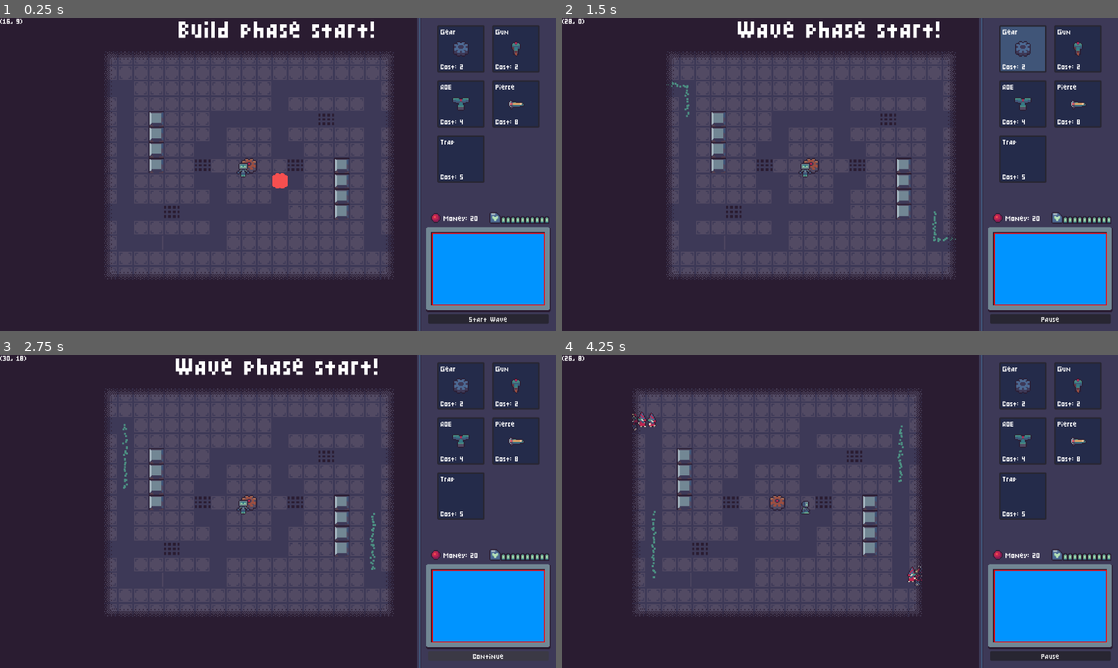
Above: before the commit, frames 1-4 (two rows, left to right).
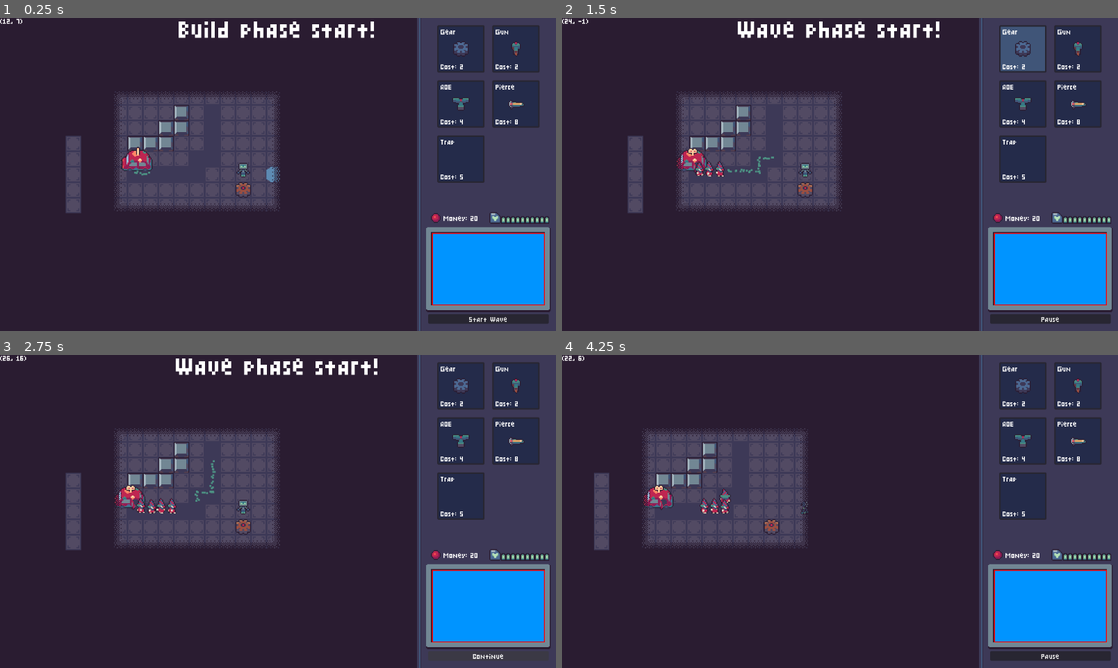
Above: after the commit, the same moments.

Repository: aughckt/spin-to-win
Game: Godot game, scene res://structure/meta/level_manager.tscn
The game is run twice, just before and just after one commit, with the same random seed, the same clock (stepped at 60 frames per second) and the same inputs. The engine's default icon, where the game draws it, is replaced by a stand-in: a white triangle on a blue panel in a dark square.
Inputs (mouse positions are in pixels of both pictures, inside the frame that each line leads up to):
- Up to frame 1 (0.25 s): no input
- Up to frame 2 (1.5 s): click "Start Wave" at 0.5 s; click (1023, 49) at 1.27 s
- Up to frame 3 (2.75 s): click "Pause" at 2 s
- Up to frame 4 (4.25 s): click "Continue" at 2.75 s; tap Enter at 3.5 s; move the mouse to (962, 495) at 3.52 s; press the mouse at (962, 495) at 3.53 s; hold D (right) from 3.53 s (still down)

The runs differ from the first frame. In frame 1, 27% of the frame differs, in the area x 1-71%, y 0-84%; in frame 2, 27%; in frame 3, 27%, in the area x 0-71%, y 0-84%; in frame 4, 27%.

Commit message:
add test death visual

Diff:
--- a/structure/levels/level_gunturn.tscn
+++ b/structure/levels/level_gunturn.tscn
@@ -1,23 +1,29 @@
 [gd_scene format=4 uid="uid://bvf7xxrxq3de8"]
 
 [ext_resource type="PackedScene" uid="uid://b04sr3oh5d0f3" path="res://structure/levels/template_level.tscn" id="1_5bju1"]
+[ext_resource type="Script" uid="uid://cqeic2k8kt4v1" path="res://structure/meta/lane_data.gd" id="2_cyw1q"]
 [ext_resource type="Script" uid="uid://lglt8bhkbaeb" path="res://structure/meta/wave_data.gd" id="2_halu2"]
-[ext_resource type="Resource" uid="uid://d1d1i0v27fv7e" path="res://structure/levels/wave_data_test.tres" id="3_jgr2m"]
 [ext_resource type="PackedScene" uid="uid://2aihi36nsg0w" path="res://environment/spawn_point.tscn" id="4_cyw1q"]
 
-[sub_resource type="Curve" id="Curve_jgr2m"]
-_limits = [0.0, 5.0, 0.0, 15.0]
-_data = [Vector2(0, 5), 0.0, 0.0, 0, 0, Vector2(15, 5), 0.0, 0.0, 0, 0]
+[sub_resource type="Curve" id="Curve_sne7d"]
+_limits = [0.0, 10.0, 0.0, 5.0]
+_data = [Vector2(0, 4.0837693), 0.0, 0.0, 0, 0, Vector2(5, 4.136125), 0.0, 0.0, 0, 0]
 point_count = 2
 
-[sub_resource type="Resource" id="Resource_halu2"]
+[sub_resource type="Resource" id="Resource_tmwxl"]
 script = ExtResource("2_halu2")
-credit_curve = SubResource("Curve_jgr2m")
-total_credits = 7
+credit_curve = SubResource("Curve_sne7d")
+total_credits = 10
+max_jumbos = 0
 metadata/_custom_type_script = "uid://lglt8bhkbaeb"
 
+[sub_resource type="Resource" id="Resource_2n1nx"]
+script = ExtResource("2_cyw1q")
+waves = Array[ExtResource("2_halu2")]([SubResource("Resource_tmwxl")])
+metadata/_custom_type_script = "uid://cqeic2k8kt4v1"
+
 [node name="LevelGunturn" unique_id=251983101 instance=ExtResource("1_5bju1")]
-waves = Array[Array]([[SubResource("Resource_halu2"), ExtResource("3_jgr2m")]])
+lanes = Array[ExtResource("2_cyw1q")]([SubResource("Resource_2n1nx")])
 
 [node name="SpawnPointContainer" parent="." index="0" unique_id=1156764314]
 position = Vector2(24, -20)
@@ -35,10 +41,10 @@
 [node name="GearMap" parent="Environment" parent_id_path=PackedInt32Array(123182581) index="3" unique_id=916456414]
 tile_map_data = PackedByteArray("AAAKAAgAAAABAAAAAAA=")
 
-[node name="ArrowTiles" parent="Environment" parent_id_path=PackedInt32Array(123182581) index="8" unique_id=108710037]
+[node name="ArrowTiles" parent="Environment" parent_id_path=PackedInt32Array(123182581) index="9" unique_id=108710037]
 tile_map_data = PackedByteArray("AAAIAAUAAAABAAEAAAADAAcAAAAAAAAAAAAEAAcAAAAAAAAAAAAFAAcAAAAAAAAAAAAGAAcAAAAAAAAAAAAHAAcAAAABAAEAAAAIAAYAAAABAAEAAAAIAAQAAAABAAEAAAAIAAMAAAACAAAAAAAHAAYAAAAAAAAAAAA=")
 
-[node name="Player" parent="Environment" parent_id_path=PackedInt32Array(123182581) index="12" unique_id=1382910038]
+[node name="Player" parent="Environment" parent_id_path=PackedInt32Array(123182581) index="13" unique_id=1382910038]
 position = Vector2(672, 480)
 
 [editable path="Environment"]
--- a/structure/meta/level_manager.gd
+++ b/structure/meta/level_manager.gd
@@ -5,7 +5,7 @@
 
 @export var current_level_index: int = 0
 var level_array: Array[PackedScene] = [
-	load("res://structure/levels/loop.tscn"),
+	#load("res://structure/levels/loop.tscn"),
 	load("res://structure/levels/level_gunturn.tscn"),
 	load("res://structure/levels/level_aoe_intro.tscn"),
 	load("res://structure/levels/level_multilane.tscn")]
--- /dev/null
+++ b/troopers/death_visual.gd
@@ -0,0 +1,28 @@
+class_name DeathVisual
+extends Node2D
+
+const scene: PackedScene = preload("res://troopers/death_visual.tscn")
+
+@export var sprite: AnimatedSprite2D
+
+var ori_set: bool = false
+var ori: Vector2
+
+const SPEED: float = 500
+const TARGET_DIST: float = 3000
+
+#add object pooling later?
+static func create() -> DeathVisual:
+	var dv: DeathVisual = scene.instantiate()
+	dv.sprite.play("default")
+	return dv
+
+func _process(delta: float) -> void:
+	if !ori_set:
+		ori = global_position
+		ori_set = true
+
+	global_position.y -= SPEED * delta
+	if ori.y - global_position.y >= TARGET_DIST:
+		print("FREE THINGY")
+		queue_free()
--- /dev/null
+++ b/troopers/death_visual.tscn
@@ -0,0 +1,53 @@
+[gd_scene format=3 uid="uid://dnmlbyhf2wcle"]
+
+[ext_resource type="Script" uid="uid://bxd33rkq0md8w" path="res://troopers/death_visual.gd" id="1_2n1nx"]
+[ext_resource type="Shader" uid="uid://dbq6axlvij5a7" path="res://troopers/trooper.gdshader" id="1_y8dm1"]
+[ext_resource type="Texture2D" uid="uid://rw3ynci3ddi2" path="res://troopers/Clown_01.png" id="2_2n1nx"]
+[ext_resource type="Texture2D" uid="uid://cflvlouopp11n" path="res://troopers/clown_left.png" id="3_tmwxl"]
+
+[sub_resource type="ShaderMaterial" id="ShaderMaterial_l6kgk"]
+shader = ExtResource("1_y8dm1")
+shader_parameter/frames_y = 0
+shader_parameter/y_threshold = 0.0
+
+[sub_resource type="AtlasTexture" id="AtlasTexture_sne7d"]
+atlas = ExtResource("2_2n1nx")
+region = Rect2(0, 0, 18, 18)
+
+[sub_resource type="AtlasTexture" id="AtlasTexture_0h81s"]
+atlas = ExtResource("2_2n1nx")
+region = Rect2(36, 18, 18, 18)
+
+[sub_resource type="AtlasTexture" id="AtlasTexture_0ins0"]
+atlas = ExtResource("2_2n1nx")
+region = Rect2(54, 36, 18, 18)
+
+[sub_resource type="SpriteFrames" id="SpriteFrames_fbxa2"]
+animations = [{
+"frames": [{
+"duration": 1.0,
+"texture": SubResource("AtlasTexture_sne7d")
+}, {
+"duration": 1.0,
+"texture": SubResource("AtlasTexture_0h81s")
+}, {
+"duration": 1.0,
+"texture": SubResource("AtlasTexture_0ins0")
+}, {
+"duration": 1.0,
+"texture": ExtResource("3_tmwxl")
+}],
+"loop": 1,
+"name": &"default",
+"speed": 8.0
+}]
+
+[node name="DeathVisual" type="Node2D" unique_id=1374137288 node_paths=PackedStringArray("sprite")]
+script = ExtResource("1_2n1nx")
+sprite = NodePath("AnimatedSprite2D")
+
+[node name="AnimatedSprite2D" type="AnimatedSprite2D" parent="." unique_id=2140458896]
+material = SubResource("ShaderMaterial_l6kgk")
+scale = Vector2(4, 4)
+sprite_frames = SubResource("SpriteFrames_fbxa2")
+frame_progress = 0.6968783
--- a/troopers/trooper.gd
+++ b/troopers/trooper.gd
@@ -104,6 +104,10 @@
 	SoundBus.play_sound(hit_sound)
 
 	if hp <= 0:
+		var visual := DeathVisual.create()
+		visual.global_position = global_position
+		Env.INST.bullets.add_child(visual)
+
 		Env.INST.spawn_money(cost(), get_screen_transform().origin)
 		remove()
 		SoundBus.play_sound(death_sound)
Binary file added: troopers/clown_left.png
Not shown, added: troopers/clown_left.png.import
Not shown, added: troopers/death_visual.gd.uid
